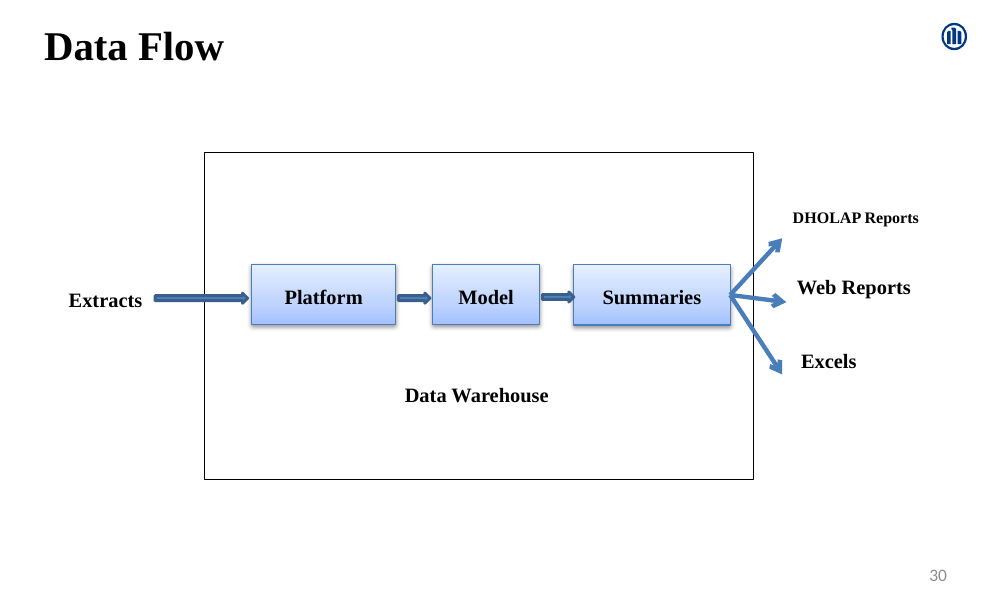
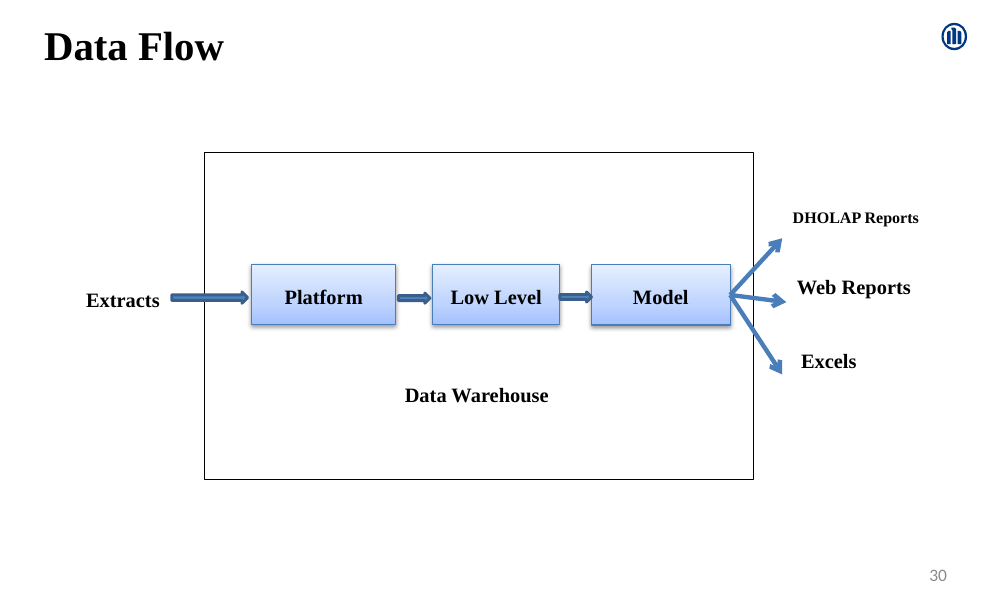
Before and after one commit to Amrutha-Mohan/UpdatedProjects, a slide deck: slide 30 of AmruthaMohan.pptx. Drawn at 1008x603 pixels with LibreOffice and Linux fonts; fonts in the diff are those of the drawing. Boxes give left, top, right and bottom in pixels: in the first picture for what was removed or moved away, otherwise in the second. Text is boxed around its words. In the diff, an @@ line names an element or a change of style, - is before the commit and + after.

```diff
--- a/AmruthaMohan.pptx
+++ b/AmruthaMohan.pptx
@@ rectangle added at box(432, 264, 559, 324), fill gradient #A4C4FF to #BFD4FF to #E6EEFF, outline #4B7EBC 0.75 pt, 14 pt, text #000000, bold @@
+Low Level
@@ rectangle removed at box(574, 265, 730, 325) @@
-Summaries
@@ rectangle "Model": place and size @@
-rectangle "Model" at box(432, 264, 539, 324)
+rectangle "Model" at box(592, 265, 730, 325)
@@ rectangle "Extracts": place and size @@
-rectangle "Extracts" at box(58, 279, 197, 320)
+rectangle "Extracts" at box(76, 279, 189, 320)
@@ right arrow: place and size @@
-right arrow at box(155, 293, 248, 303)
+right arrow at box(172, 292, 248, 303)
@@ right arrow: place and size @@
-right arrow at box(542, 292, 574, 302)
+right arrow at box(560, 292, 592, 302)
```
Also in this commit, not shown: 2 other slides changed, 7 slides added, 9 slides removed.
